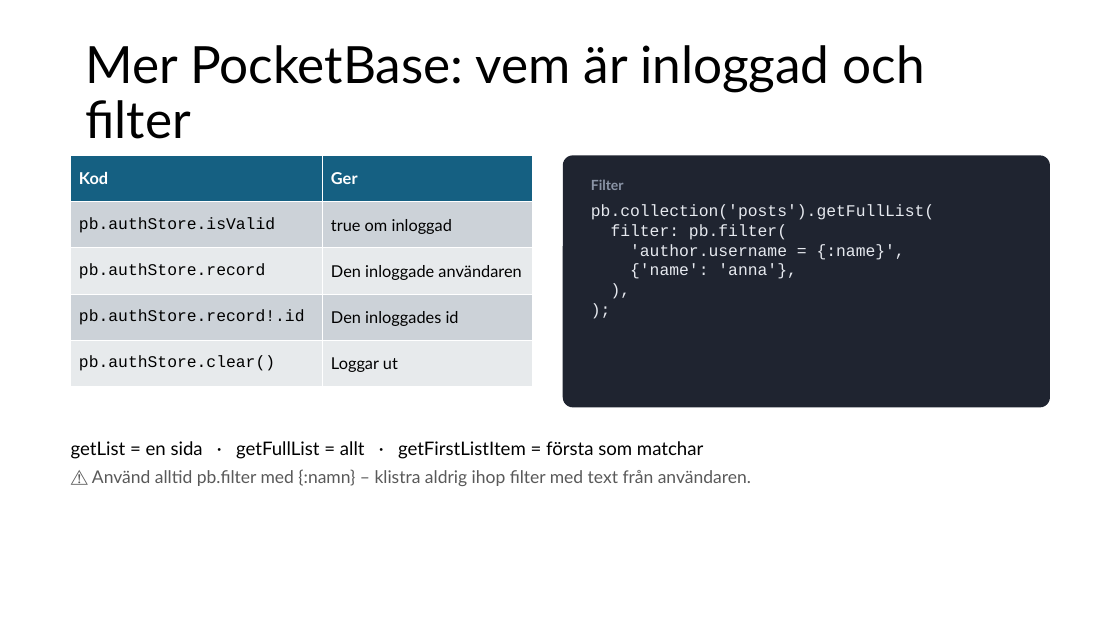
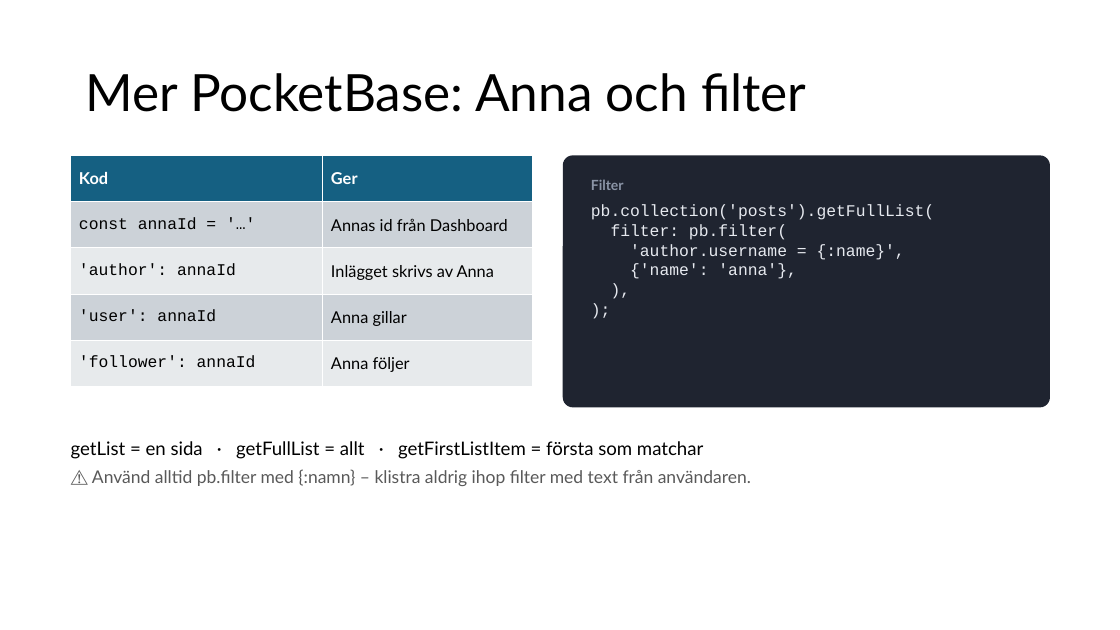
Before and after one commit to abbjetmus/pocketbase-flutter-kurs, a slide deck: slide 75 of Databaser och mobilapputveckling - sammanfattning.pptx (slide 79 before the commit). Drawn at 1120x630 pixels with LibreOffice and Linux fonts; fonts in the diff are those of the drawing. Boxes give left, top, right and bottom in pixels: in the first picture for what was removed or moved away, otherwise in the second. Text is boxed around its words. In the diff, an @@ line names an element or a change of style, - is before the commit and + after.

```diff
--- a/Databaser och mobilapputveckling - sammanfattning.pptx
+++ b/Databaser och mobilapputveckling - sammanfattning.pptx
@@ title at (85, 73, 807, 112): text changed @@
-Mer PocketBase: vem är inloggad och filter
+Mer PocketBase: Anna och filter
@@ table at (71, 155, 533, 386) @@
-row 2, column 1: pb.authStore.isValid
+row 2, column 1: const annaId = '…'
-row 2, column 2: true om inloggad
+row 2, column 2: Annas id från Dashboard
-row 3, column 1: pb.authStore.record
+row 3, column 1: 'author': annaId
-row 3, column 2: Den inloggade användaren
+row 3, column 2: Inlägget skrivs av Anna
-row 4, column 1: pb.authStore.record!.id
+row 4, column 1: 'user': annaId
-row 4, column 2: Den inloggades id
+row 4, column 2: Anna gillar
-row 5, column 1: pb.authStore.clear()
+row 5, column 1: 'follower': annaId
-row 5, column 2: Loggar ut
+row 5, column 2: Anna följer
```
Also in this commit, not shown: 28 other slides changed, 9 slides removed, 19 other files.
